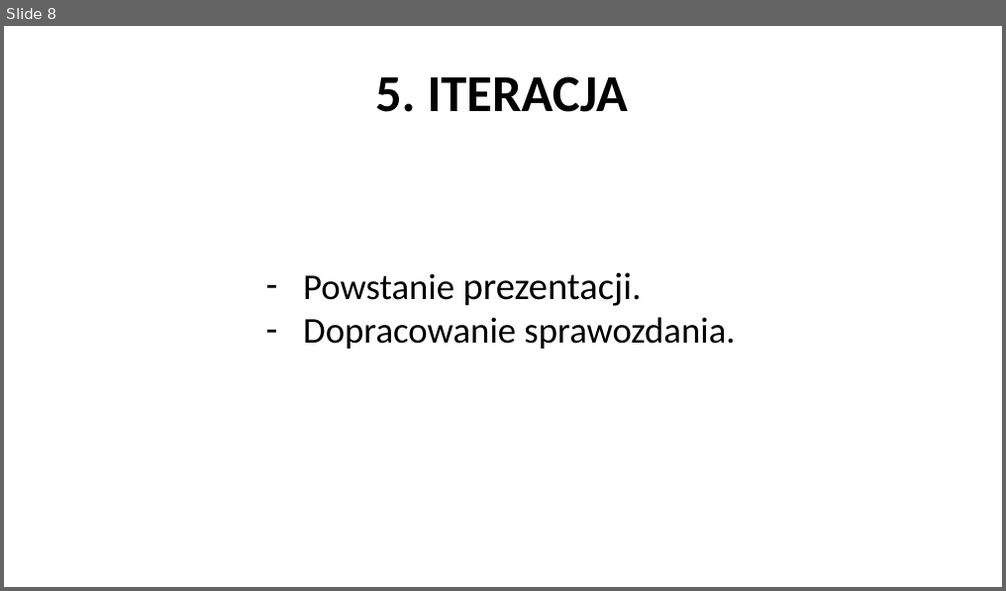
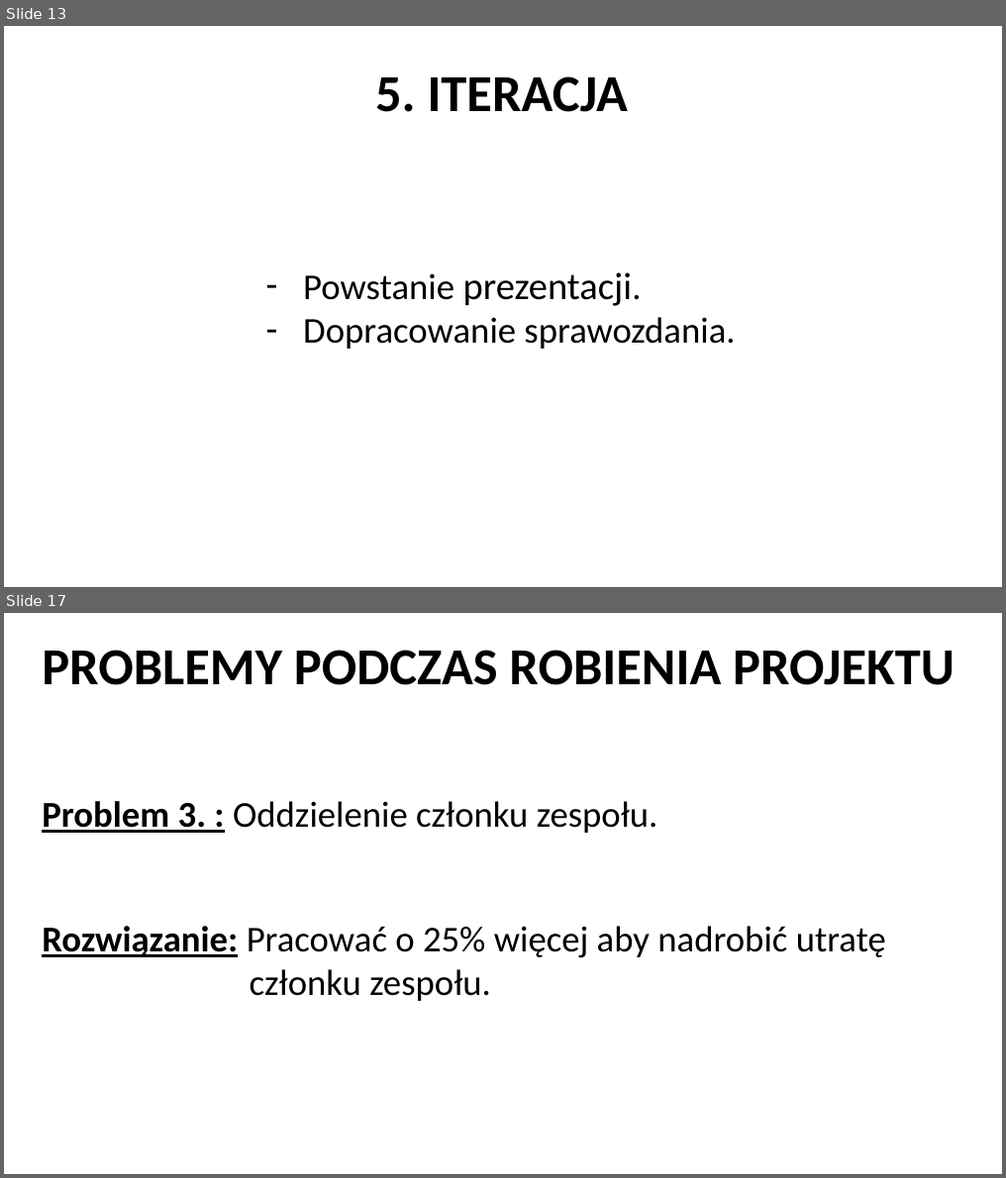
Before and after one commit to ivanprokopets/Team-Project, a slide deck: Documentation/Presentation/Presentation.pptx. Shown one above the other, each under a label of ours: slide 8 before the commit, slides 13 and 17 after it; the slides between them are not shown. The pictures are 1006x591 and 1006x1178 pixels, drawn with LibreOffice and Linux fonts; fonts in the diff are those of the drawing; background and template pictures are left out. Boxes give left, top, right and bottom in pixels: in the first picture for what was removed or moved away, otherwise in the second. Text is boxed around its words. In the diff, an @@ line names an element or a change of style, - is before the commit and + after.

```diff
--- a/Documentation/Presentation/Presentation.pptx
+++ b/Documentation/Presentation/Presentation.pptx
@@ slide 17 added at [4,613,1002,1174], background picture (left out) @@
@@ text added at [42,650,954,685], 50 pt, text #000000, bold @@
+PROBLEMY PODCZAS ROBIENIA PROJEKTU
@@ text added at [42,801,658,833], 35 pt, text #000000 @@
+Problem 3. : Oddzielenie członku zespołu.
@@ text added at [42,926,886,1001], 35 pt, text #000000 @@
+Rozwiązanie: Pracować o 25% więcej aby nadrobić utratę
+członku zespołu.
@@ what was slide 8 is now slide 13 @@
```
Also in this commit, not shown: 1 slide changed, 15 other slides added.
